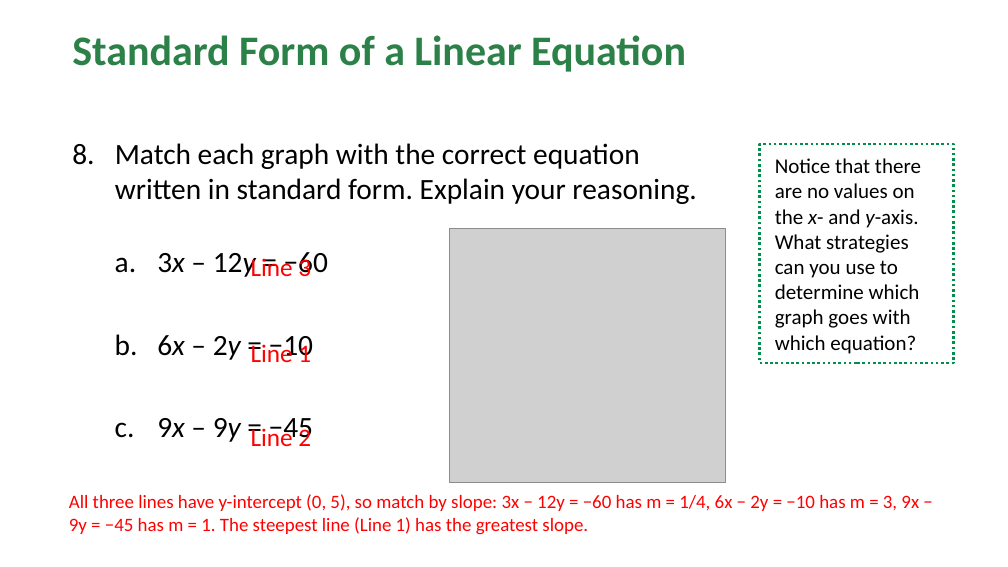
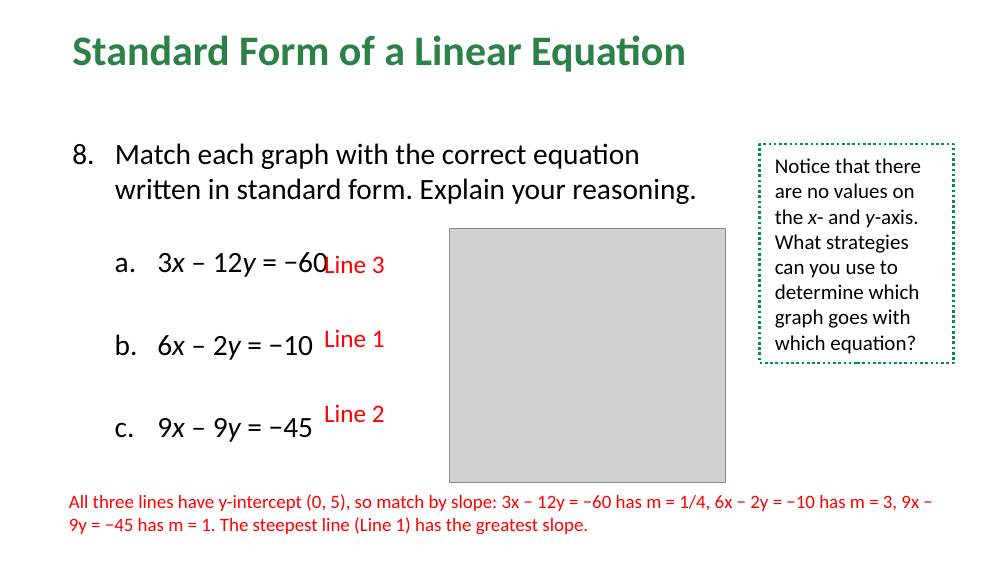
Before and after one commit to Apolloat2022/Algebra1M2U1L4, a slide deck: slide 42 of lesson5/BLMathematics_AlgI_M2_T1_L5_LessonSlides_ENG_with_answers.pptx. Drawn at 1008x567 pixels with LibreOffice and Linux fonts; fonts in the diff are those of the drawing; grey boxes stand for pictures; background and template pictures are left out. Boxes give left, top, right and bottom in pixels: in the first picture for what was removed or moved away, otherwise in the second. Text is boxed around its words. In the diff, an @@ line names an element or a change of style, - is before the commit and + after.

```diff
--- a/lesson5/BLMathematics_AlgI_M2_T1_L5_LessonSlides_ENG_with_answers.pptx
+++ b/lesson5/BLMathematics_AlgI_M2_T1_L5_LessonSlides_ENG_with_answers.pptx
@@ text "Line 3": place and size @@
-text "Line 3" at [251, 255, 311, 276]
+text "Line 3" at [324, 254, 385, 273]
@@ text "Line 1": place and size @@
-text "Line 1" at [251, 342, 311, 362]
+text "Line 1" at [324, 329, 385, 347]
@@ text "Line 2": place and size @@
-text "Line 2" at [251, 426, 311, 446]
+text "Line 2" at [324, 404, 385, 422]
```
Also in this commit, not shown: 9 other slides changed, 1 other file.
